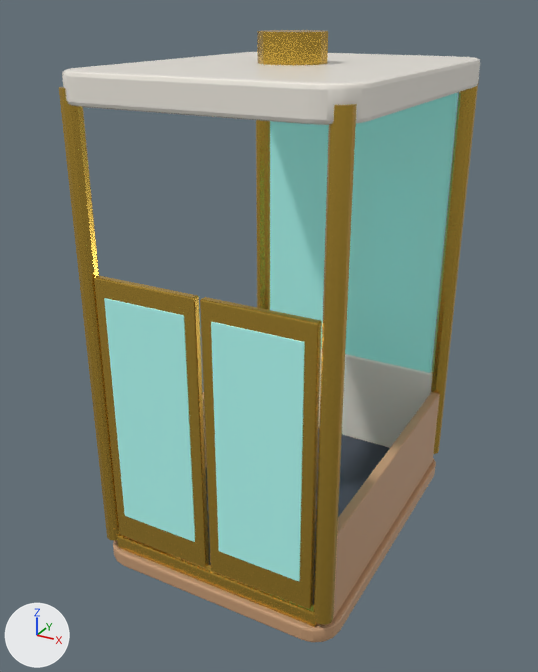
Two versions of the FBX model Assets/MuseDesk/Art/Models/WallHabitat/WallHabitat_ElevatorCar.fbx, one commit apart.
One viewpoint serves both versions: a 50 mm camera at (0.123, -0.239, 0.196) aimed at (-0.004, -0.008, 0.08). Arrows for +X, +Y and +Z are at lower left; the lights stay in place. The first picture is the older version. Where no turn or scale is listed for an object, it has been applied to the vertices.

Names of what the first picture shows: 'WallHabitat_ElevatorCar_Mesh'.
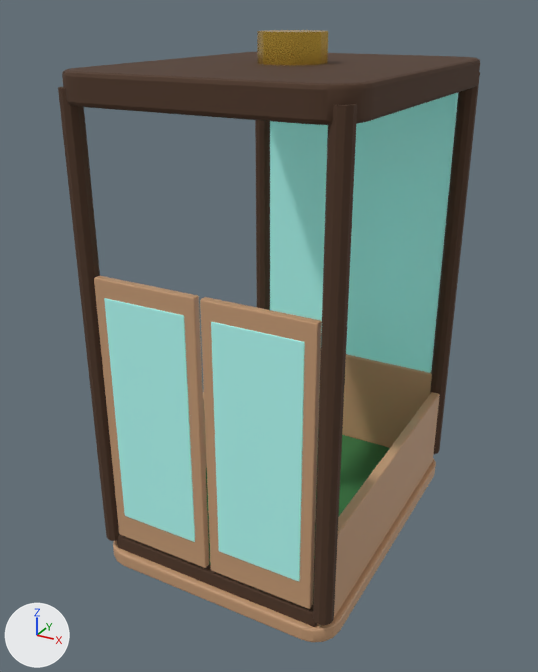
What differs and where, as boxes [x1, y1, x2, y2] in the pictures (538 x 672 px):
```json
{"part": 1, "of": "me_wallhabitat_elevatorcar_floor_mesh", "change": "recoloured", "before": [206, 428, 390, 605], "after": [206, 428, 390, 594]}
{"part": 2, "of": "me_wallhabitat_elevatorcar_floor_mesh", "change": "recoloured", "before": [120, 534, 310, 609], "after": [120, 534, 310, 609]}
{"part": 3, "of": "me_wallhabitat_elevatorcar_floor_mesh", "change": "recoloured", "before": [94, 276, 322, 325], "after": [94, 276, 322, 325]}
{"part": 4, "of": "me_wallhabitat_elevatorcar_floor_mesh", "change": "recoloured", "before": [94, 279, 322, 608], "after": [94, 279, 322, 608], "on screen": "yellow to brown"}
{"part": 5, "of": "me_wallhabitat_elevatorcar_floor_mesh", "change": "recoloured", "before": [59, 88, 357, 627], "after": [59, 88, 357, 627]}
{"part": 6, "of": "me_wallhabitat_elevatorcar_floor_mesh", "change": "recoloured", "before": [256, 80, 479, 454], "after": [255, 72, 480, 454]}
{"part": 7, "of": "me_wallhabitat_elevatorcar_floor_mesh", "change": "recoloured", "before": [318, 354, 432, 448], "after": [318, 354, 432, 448], "on screen": "white to brown"}
{"part": 8, "of": "me_wallhabitat_elevatorcar_floor_mesh", "change": "recoloured", "before": [67, 52, 480, 122], "after": [67, 52, 480, 122], "on screen": "white to brown"}
{"part": 9, "of": "me_wallhabitat_elevatorcar_floor_mesh", "change": "recoloured", "before": [62, 70, 375, 125], "after": [62, 70, 375, 125], "on screen": "white to brown"}
```

Scene script edits in JSON lines:
```json
{"op": "add", "block": "mat_mat_forestmoss", "code": ["mat_mat_forestmoss = principled_material('Mat_ForestMoss')", "mat_mat_forestmoss.base_color = (0.038, 0.179, 0.0509)  # dark green #377540", "mat_mat_forestmoss.roughness = 0.78"]}
{"op": "add", "block": "mat_mat_treebark", "code": ["mat_mat_treebark = principled_material('Mat_TreeBark')", "mat_mat_treebark.base_color = (0.0757, 0.0347, 0.0163)  # brown #4e3422", "mat_mat_treebark.roughness = 0.85"]}
{"block": "me_wallhabitat_elevatorcar_floor_mesh", "where": "me_wallhabitat_elevatorcar_floor_mesh.from_pydata(...)  # 1524 vertices, 1416 faces; spans x -0.05..0.05, y -0.065..0.065, z -0.003..0.19"}
{"block": "me_wallhabitat_elevatorcar_floor_mesh", "where": "# used by ob_wallhabitat_elevatorcar_mesh; location = (0.0, 0.0, -0.001)"}
{"block": "me_wallhabitat_elevatorcar_floor_mesh", "change": "me_wallhabitat_elevatorcar_floor_mesh part 1: all 262 faces that had it switch from mat_mat_feltslate (greyish blue #424a57) to mat_mat_forestmoss (dark green #377540)"}
{"block": "me_wallhabitat_elevatorcar_floor_mesh", "change": "me_wallhabitat_elevatorcar_floor_mesh part 2: all 42 faces centred in x -0.041..0.041, y -0.062..-0.06, z 0.011 switch from mat_mat_brass (yellow #d9b047) to mat_mat_warmwood (brown #c89d77)"}
{"block": "me_wallhabitat_elevatorcar_floor_mesh", "change": "me_wallhabitat_elevatorcar_floor_mesh part 3: all 42 faces centred in x -0.041..0.041, y -0.062..-0.06, z 0.115..0.116 switch from mat_mat_brass (yellow #d9b047) to mat_mat_warmwood (brown #c89d77)"}
{"block": "me_wallhabitat_elevatorcar_floor_mesh", "change": "me_wallhabitat_elevatorcar_floor_mesh part 4: all 24 faces centred in x -0.041..0.041, y -0.062..-0.059, z 0.063 switch from mat_mat_brass (yellow #d9b047) to mat_mat_warmwood (brown #c89d77)"}
{"block": "me_wallhabitat_elevatorcar_floor_mesh", "change": "me_wallhabitat_elevatorcar_floor_mesh part 5: 76 of the faces centred in x -0.048..0.048, y -0.063..-0.057, z 0.003..0.091 switch from mat_mat_brass (yellow #d9b047) to mat_mat_treebark (brown #4e3422)"}
{"block": "me_wallhabitat_elevatorcar_floor_mesh", "change": "me_wallhabitat_elevatorcar_floor_mesh part 6: 22 of the faces centred in x -0.048..0.048, y 0.057..0.063, z 0.007..0.091 switch from mat_mat_brass (yellow #d9b047) to mat_mat_treebark (brown #4e3422)"}
{"block": "me_wallhabitat_elevatorcar_floor_mesh", "change": "me_wallhabitat_elevatorcar_floor_mesh part 7: 33 of the faces centred in x -0.043..0.0, y 0.058..0.062, z 0.003..0.047 switch from mat_mat_creamceramic (white #f4eee4) to mat_mat_warmwood (brown #c89d77)"}
{"block": "me_wallhabitat_elevatorcar_floor_mesh", "change": "me_wallhabitat_elevatorcar_floor_mesh part 8: 137 of the faces centred in x -0.05..0.05, y 0.0..0.065, z 0.17..0.18 switch from mat_mat_creamceramic (white #f4eee4) to mat_mat_treebark (brown #4e3422)"}
{"block": "me_wallhabitat_elevatorcar_floor_mesh", "change": "me_wallhabitat_elevatorcar_floor_mesh part 9: 125 of the faces centred in x -0.05..0.05, y -0.065..-0.052, z 0.17..0.18 switch from mat_mat_creamceramic (white #f4eee4) to mat_mat_treebark (brown #4e3422)"}
```
